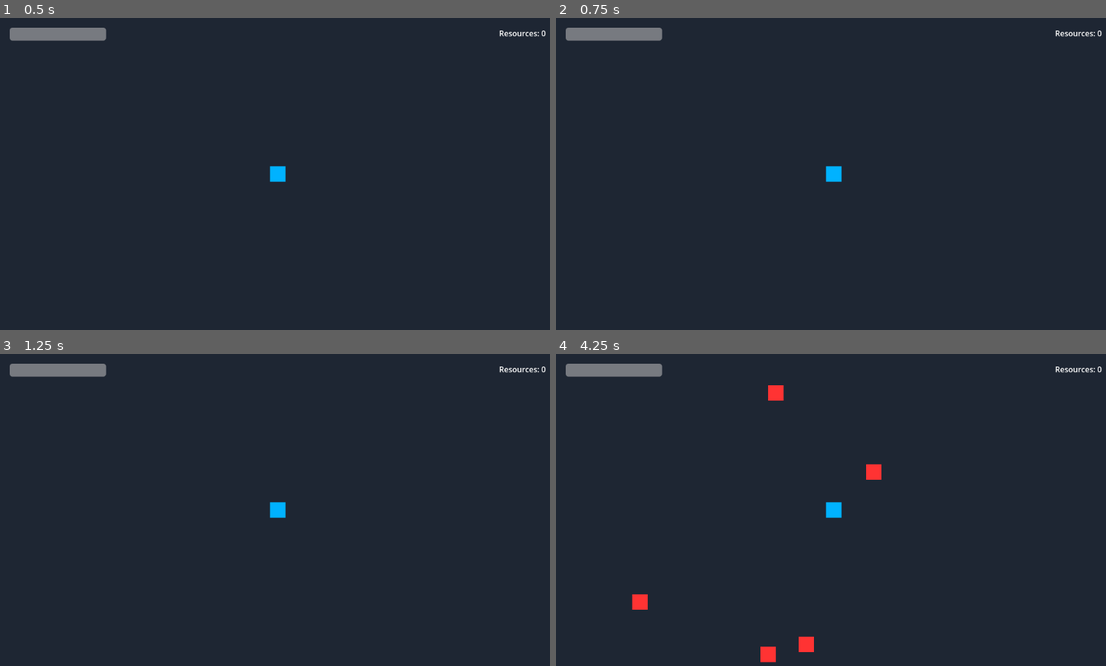
Above: before the commit, frames 1-4 (two rows, left to right).
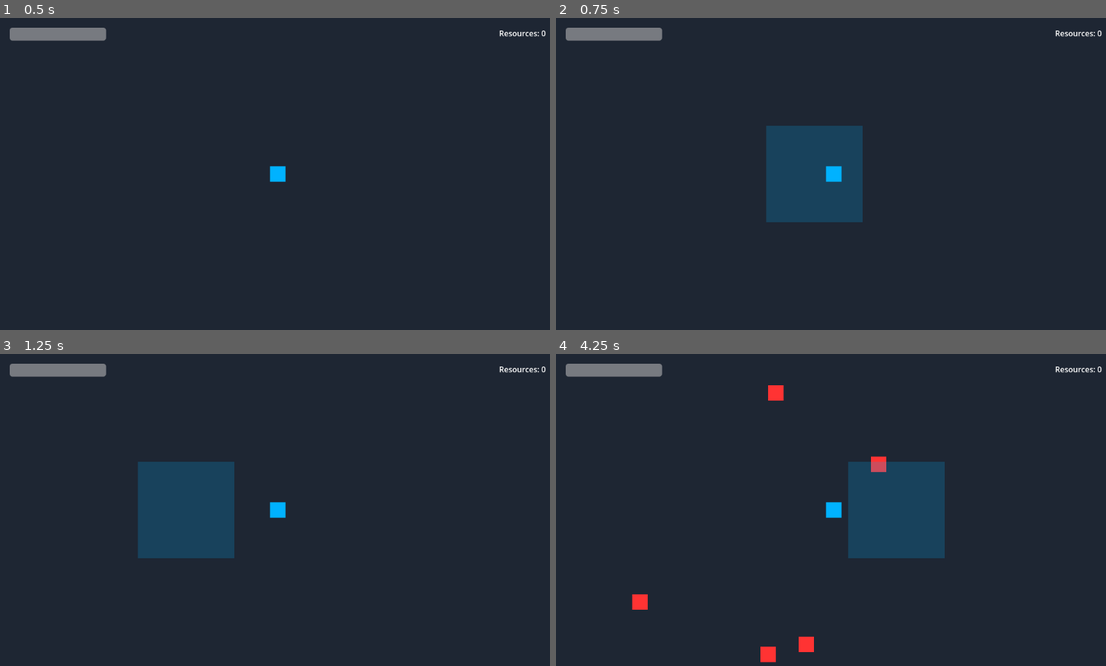
Above: after the commit, the same moments.

Repository: brian-cook/czgame
Game: Godot game, scene res://src/scenes/test/test_game.tscn
The game is run twice, just before and just after one commit, with the same random seed, the same clock (stepped at 60 frames per second) and the same inputs.
Inputs (mouse positions are in pixels of both pictures, inside the frame that each line leads up to):
- Up to frame 1 (0.5 s): no input
- Up to frame 2 (0.75 s): tap Enter at 0.5 s; move the mouse to (957, 158) at 0.52 s; hold D (move_right) from 0.53 s (still down); hold Space (place_zone, bound only after the commit) from 0.53 s (still down); click (957, 158) at 0.67 s
- Up to frame 3 (1.25 s): keep holding D (move_right); keep holding Space (place_zone, bound only after the commit)
- Up to frame 4 (4.25 s): move the mouse to (721, 525) at 1.27 s; release D (move_right) at 1.28 s; release Space (place_zone, bound only after the commit) at 1.28 s; hold S (move_down) 1.28-2.03 s; click (721, 525) at 1.35 s; tap Space (place_zone, bound only after the commit) at 1.55, 2.85, 3.8 s; move the mouse to (891, 441) at 2.02 s; hold D (move_right) 2.03-2.78 s; hold Space (place_zone, bound only after the commit) 2.03-2.78 s; click (891, 441) at 2.17 s; move the mouse to (803, 572) at 2.77 s; hold W (move_up) 2.78-3.53 s; click (803, 572) at 2.92 s; move the mouse to (1001, 556) at 3.52 s; press the mouse at (1001, 556) at 3.53 s; hold A (move_left) from 3.53 s (still down)

Frame 1 is identical in both runs. In frame 2, 5.3% of the frame differs, in the area x 38-56%, y 34-66%; in frame 3, 5.4%; in frame 4, 5.5%, in the area x 53-71%, y 32-66%.

Commit message:
resources

Diff:
--- a/src/scenes/pickups/resource_pickup.tscn
+++ b/src/scenes/pickups/resource_pickup.tscn
@@ -1,14 +1,20 @@
-[gd_scene load_steps=3 format=3]
+[gd_scene load_steps=3 format=3 uid="uid://b8x4xv2q6p8y"]
 
 [ext_resource type="Script" path="res://src/scripts/resources/resource_pickup.gd" id="1_pickup"]
 
 [sub_resource type="CircleShape2D" id="CircleShape2D_1"]
-radius = 16.0
+radius = 32.0
 
 [node name="ResourcePickup" type="Area2D"]
 collision_layer = 16  # Layer 5 for resources
 collision_mask = 2    # Layer 2 for player
+monitoring = true
+monitorable = true
 script = ExtResource("1_pickup")
+base_value = 1.0
+collection_radius = 100.0
+move_speed = 400.0
+acceleration = 2000.0
 
 [node name="CollisionShape2D" type="CollisionShape2D" parent="."]
 shape = SubResource("CircleShape2D_1")
--- a/src/scenes/player/basic_player.tscn
+++ b/src/scenes/player/basic_player.tscn
@@ -1,9 +1,12 @@
-[gd_scene load_steps=3 format=3]
+[gd_scene load_steps=4 format=3]
 
 [ext_resource type="Script" path="res://src/scripts/player/basic_player.gd" id="1_player"]
 
 [sub_resource type="CircleShape2D" id="CircleShape2D_1"]
 radius = 16.0
+
+[sub_resource type="CircleShape2D" id="CircleShape2D_2"]
+radius = 50.0
 
 [node name="BasicPlayer" type="CharacterBody2D"]
 collision_layer = 2
@@ -21,7 +24,6 @@
 color = Color(0, 0.7, 1, 1)
 
 [node name="Camera2D" type="Camera2D" parent="."]
-current = true
 
 [node name="Hurtbox" type="Area2D" parent="."]
 collision_layer = 2
@@ -32,9 +34,13 @@
 debug_color = Color(0.701961, 0, 0, 0.419608)
 
 [node name="ResourceCollector" type="Area2D" parent="."]
-collision_layer = 0
-collision_mask = 16  # Layer 5 for resources
+collision_layer = 2    # Layer 2 for player
+collision_mask = 16    # Layer 5 for resources
+monitoring = true
+monitorable = true
 
 [node name="CollisionShape2D" type="CollisionShape2D" parent="ResourceCollector"]
-shape = SubResource("CircleShape2D_1")
+shape = SubResource("CircleShape2D_2")
 debug_color = Color(0.0, 0.643137, 0.309804, 0.419608)
+
+[connection signal="area_entered" from="ResourceCollector" to="." method="_on_resource_collector_area_entered"]
--- a/src/scenes/test/test_game.tscn
+++ b/src/scenes/test/test_game.tscn
@@ -1,13 +1,20 @@
-[gd_scene load_steps=5 format=3 uid="uid://bo30iyjc41dfe"]
+[gd_scene load_steps=6 format=3 uid="uid://bo30iyjc41dfe"]
 
 [ext_resource type="PackedScene" path="res://src/scenes/enemies/basic_enemy.tscn" id="1_enemy"]
 [ext_resource type="PackedScene" path="res://src/scenes/player/basic_player.tscn" id="1_player"]
 [ext_resource type="Script" path="res://src/scripts/test/test_game.gd" id="1_test"]
+[ext_resource type="PackedScene" path="res://src/scenes/zones/comfort_zone.tscn" id="4_comfort"]
 [ext_resource type="PackedScene" path="res://src/scenes/ui/resource_counter.tscn" id="5_counter"]
 
 [node name="TestGame" type="Node2D"]
 script = ExtResource("1_test")
 enemy_scene = ExtResource("1_enemy")
+comfort_zone_scene = ExtResource("4_comfort")
+spawn_radius = 800.0
+max_enemies = 10
+initial_enemy_count = 5
+resource_spawn_interval = 2.0
+max_resources = 50
 
 [node name="Background" type="ColorRect" parent="."]
 z_index = -1
@@ -31,3 +38,4 @@
 show_percentage = false
 
 [node name="ResourceCounter" parent="UI" instance=ExtResource("5_counter")]
+anchor_left = 1.0
--- a/src/scenes/ui/resource_counter.tscn
+++ b/src/scenes/ui/resource_counter.tscn
@@ -23,18 +23,21 @@
 
 [node name="ResourceCounter" type="Control"]
 layout_mode = 3
-anchors_preset = 1
+anchors_preset = 1  # Top-right anchor
 anchor_left = 1.0
 anchor_right = 1.0
+offset_left = -200.0
+offset_right = 0.0
+offset_bottom = 50.0
 grow_horizontal = 0
 script = ExtResource("1_counter")
 
 [node name="Label" type="Label" parent="."]
 layout_mode = 1
-anchors_preset = 1
+anchors_preset = 1  # Top-right anchor
 anchor_left = 1.0
 anchor_right = 1.0
-offset_left = -200.0
+offset_left = -180.0
 offset_top = 20.0
 offset_right = -20.0
 offset_bottom = 46.0
--- a/src/scripts/player/basic_player.gd
+++ b/src/scripts/player/basic_player.gd
@@ -25,20 +25,25 @@
 var _can_take_damage: bool = true
 var _can_attack: bool = true
 
-# Add preload at the top
-const ResourcePickupScript := preload("res://src/scripts/resources/resource_pickup.gd")
-
 func _ready() -> void:
 	print("Player ready")
 	add_to_group("players")
 	_current_health = max_health
 	health_changed.emit(_current_health, max_health)
 
-	# Wait a frame to ensure input actions are set up
+	# Set up resource collector
+	var collector = $ResourceCollector
+	collector.collision_layer = 2     # Layer 2 for player
+	collector.collision_mask = 16     # Layer 5 for resources
+	collector.monitoring = true
+	collector.monitorable = true
+
+	print("ResourceCollector setup - Layer: ", collector.collision_layer,
+		  " Mask: ", collector.collision_mask)
+	print("Player position: ", global_position)
+
 	await get_tree().process_frame
 	_verify_input_actions()
-
-	$ResourceCollector.area_entered.connect(_on_resource_collector_area_entered)
 
 func _verify_input_actions() -> void:
 	var required_actions = ["move_up", "move_down", "move_left", "move_right"]
@@ -132,8 +137,20 @@
 	)
 
 func _on_resource_collector_area_entered(area: Area2D) -> void:
-	if area.get_script() == ResourcePickupScript:
+	print("Player detected area: ", area.name)
+	print("Area script: ", area.get_script().get_path() if area.get_script() else "No script")
+
+	# Check if area has the resource pickup script
+	var script_path = area.get_script().get_path() if area.get_script() else ""
+	if script_path.ends_with("resource_pickup.gd"):
+		print("Starting resource collection")
+		# Connect signal first
+		if area.has_signal("collected"):
+			area.collected.connect(_on_resource_collected)
 		area.start_collection(self)
-		area.collected.connect(
-			func(value: float): resource_collected.emit(value)
-		)
+	else:
+		print("Area is not a resource pickup: ", script_path)
+
+func _on_resource_collected(value: float) -> void:
+	print("Player collected resource: ", value)
+	resource_collected.emit(value)
--- a/src/scripts/resources/resource_pickup.gd
+++ b/src/scripts/resources/resource_pickup.gd
@@ -1,54 +1,66 @@
-@tool  # Add tool to ensure class registration
+@tool
 class_name ResourcePickup
 extends Area2D
 
+## Signal emitted when resource is collected
 signal collected(value: float)
 
+@export_group("Resource Properties")
 @export var base_value: float = 1.0
-@export var collection_radius: float = 32.0
-@export var move_speed: float = 200.0
-@export var acceleration: float = 1000.0
+@export var collection_radius: float = 100.0
+@export var move_speed: float = 400.0
+@export var acceleration: float = 2000.0
 
 var _current_value: float
 var _target: Node2D
 var _velocity: Vector2 = Vector2.ZERO
+var _value_multiplier: float = 1.0
+var _is_being_collected: bool = false
 
 func _ready() -> void:
-    print("Resource pickup ready")  # Debug print
-    _current_value = base_value
-    add_to_group("resources")
+	print("Resource pickup ready at: ", global_position)
+	_current_value = base_value
+	add_to_group("resources")
 
-    # Only setup collision in game, not in editor
-    if not Engine.is_editor_hint():
-        _setup_collision()
-        area_entered.connect(_on_area_entered)
+	# Set up collision
+	collision_layer = 16    # Layer 5 for resources
+	collision_mask = 2     # Layer 2 for player
+	monitoring = true
+	monitorable = true
 
-func _setup_collision() -> void:
-    if not $CollisionShape2D.shape:
-        var shape := CircleShape2D.new()
-        shape.radius = collection_radius
-        $CollisionShape2D.shape = shape
+	print("Resource collision setup - Layer: ", collision_layer, " Mask: ", collision_mask)
+	print("Resource script: ", get_script().get_path())
 
 func _physics_process(delta: float) -> void:
-    if Engine.is_editor_hint():
-        return
+	if not _is_being_collected or not _target:
+		return
 
-    if _target:
-        var direction = (_target.global_position - global_position).normalized()
-        _velocity = _velocity.move_toward(direction * move_speed, acceleration * delta)
-        position += _velocity * delta
+	if not is_instance_valid(_target):
+		queue_free()
+		return
 
-func _on_area_entered(area: Area2D) -> void:
-    var parent = area.get_parent()
-    if parent.is_in_group("players"):
-        print("Player entered resource area")  # Debug print
-        collected.emit(_current_value)
-        queue_free()
+	var direction = (_target.global_position - global_position).normalized()
+	_velocity = _velocity.move_toward(direction * move_speed, acceleration * delta)
+	position += _velocity * delta
+
+	# Check if we're close enough to collect
+	if global_position.distance_to(_target.global_position) < 20.0:
+		_collect()
+
+func start_collection(collector: Node2D) -> void:
+	print("Start collection called by: ", collector.name)
+	if not _is_being_collected:
+		print("Starting collection by: ", collector.name)
+		_is_being_collected = true
+		_target = collector
+
+func _collect() -> void:
+	if is_instance_valid(self):
+		print("Resource collected with value: ", _current_value)
+		collected.emit(_current_value)
+		queue_free()
 
 func set_value_multiplier(multiplier: float) -> void:
-    _current_value = base_value * multiplier
-
-func start_collection(collector: Node2D) -> void:
-    print("Starting collection towards: ", collector.name)  # Debug print
-    _target = collector
-    # Don't emit collected signal here, wait for area collision
+	_value_multiplier = multiplier
+	_current_value = base_value * _value_multiplier
+	modulate = Color(1.0, 0.8, 0.0) if _value_multiplier == 1.0 else Color(1.0, 1.0, 0.0)  # Visual feedback
--- a/src/scripts/test/test_game.gd
+++ b/src/scripts/test/test_game.gd
@@ -22,7 +22,7 @@
 @export var max_resources: int = 50
 
 var _active_enemies: Array[BasicEnemy] = []
-var _active_zones: Array[Node] = []  # Changed to Node for now
+var _current_zone: ComfortZone = null  # Instead of _active_zones array
 var _active_resources: Array[Area2D] = []
 
 func _ready() -> void:
@@ -99,14 +99,19 @@
 	_active_enemies.append(enemy)
 
 func _place_comfort_zone(spawn_pos: Vector2) -> void:
-	var zone = comfort_zone_scene.instantiate()
-	if not zone or not zone is Area2D:
+	# Remove existing zone if it exists
+	if _current_zone and is_instance_valid(_current_zone):
+		_current_zone.queue_free()
+
+	print("Placing comfort zone at: ", spawn_pos)  # Debug print
+	var zone = ComfortZoneScene.instantiate()
+	if not zone:
 		push_error("Failed to instantiate comfort zone!")
 		return
 
 	zone.position = spawn_pos
 	add_child(zone)
-	_active_zones.append(zone)
+	_current_zone = zone
 
 func _get_random_spawn_position() -> Vector2:
 	if not player:
@@ -140,6 +145,7 @@
 	print("Setting up input actions")
 	_setup_movement_actions()
 	_setup_combat_actions()
+	_setup_zone_actions()
 
 func _setup_movement_actions() -> void:
 	print("Setting up movement actions")
@@ -171,11 +177,18 @@
 		event_attack.button_index = MOUSE_BUTTON_LEFT
 		InputMap.action_add_event("attack", event_attack)
 
+func _setup_zone_actions() -> void:
+	if not InputMap.has_action("place_zone"):
+		InputMap.add_action("place_zone")
+		var event = InputEventKey.new()
+		event.keycode = KEY_SPACE
+		InputMap.action_add_event("place_zone", event)
+
 func _unhandled_input(event: InputEvent) -> void:
-	if event is InputEventMouseButton and event.pressed:
-		match event.button_index:
-			MOUSE_BUTTON_RIGHT:
-				_place_comfort_zone(get_global_mouse_position())
+	if event.is_action_pressed("place_zone"):
+		# Place zone at player position instead of mouse position
+		if player:
+			_place_comfort_zone(player.global_position)
 
 func _start_resource_spawning() -> void:
 	var timer = Timer.new()
@@ -188,7 +201,7 @@
 	if _active_resources.size() >= max_resources:
 		return
 
-	print("Attempting to spawn resource")  # Debug print
+	print("Attempting to spawn resource")
 	var resource = ResourcePickupScene.instantiate()
 	if not resource:
 		push_error("Failed to instantiate resource!")
@@ -197,18 +210,14 @@
 	var spawn_pos = _get_random_spawn_position()
 	resource.position = spawn_pos
 
-	# Connect to the signal before adding to scene
-	if resource.has_signal("collected"):
-		print("Connecting resource collected signal")  # Debug print
-		resource.collected.connect(
-			func(value: float):
-				print("Resource collected with value: ", value)  # Debug print
-				_on_resource_collected(value)
-		)
+	# Verify script is attached
+	if not resource.get_script():
+		push_error("Resource script not attached! Check if script is properly attached in resource_pickup.tscn")
+		return
 
 	add_child(resource)
 	_active_resources.append(resource)
-	print("Resource spawned at: ", spawn_pos)  # Debug print
+	print("Resource spawned at: ", spawn_pos)
 
 func _on_resource_collected(value: float) -> void:
 	print("Resource collected: ", value)
@@ -217,8 +226,16 @@
 		if not is_instance_valid(resource):
 			_active_resources.erase(resource)
 
+	# Update counter
+	if resource_counter:
+		resource_counter.add_resources(value)
+		print("Updated resource counter: ", value)  # Debug print
+	else:
+		push_error("Resource counter not found!")
+
 func _on_player_resource_collected(amount: float) -> void:
 	if resource_counter:
 		resource_counter.add_resources(amount)
+		print("Player collected resource: ", amount)  # Debug print
 	else:
-		print("Resource collected but counter not available: ", amount)
+		push_error("Resource counter not found!")
--- a/src/scripts/ui/resource_counter.gd
+++ b/src/scripts/ui/resource_counter.gd
@@ -14,6 +14,7 @@
     _update_display()
     if _animation_player:
         _animation_player.play("collect")
+    print("Resources updated: ", _current_resources)  # Debug print
 
 func _update_display() -> void:
     if _label:
--- a/src/scripts/zones/comfort_zone.gd
+++ b/src/scripts/zones/comfort_zone.gd
@@ -10,35 +10,46 @@
 
 var _active: bool = false
 var _affected_enemies: Array[BasicEnemy] = []
+var _affected_resources: Array[ResourcePickup] = []
 
 func _ready() -> void:
-    add_to_group("comfort_zones")
-    _setup_collision_shape()
-    area_entered.connect(_on_area_entered)
-    area_exited.connect(_on_area_exited)
-    _set_active(true)
+	add_to_group("comfort_zones")
+	_setup_collision_shape()
+	area_entered.connect(_on_area_entered)
+	area_exited.connect(_on_area_exited)
+	_set_active(true)
 
 func _setup_collision_shape() -> void:
-    var shape := CircleShape2D.new()
-    shape.radius = radius
-    $CollisionShape2D.shape = shape
+	var shape := CircleShape2D.new()
+	shape.radius = radius
+	$CollisionShape2D.shape = shape
 
 func _set_active(value: bool) -> void:
-    if _active != value:
-        _active = value
-        zone_state_changed.emit(_active)
+	if _active != value:
+		_active = value
+		zone_state_changed.emit(_active)
+		modulate.a = 1.0 if _active else 0.5  # Visual feedback
 
 func _on_area_entered(area: Area2D) -> void:
-    var parent = area.get_parent()
-    if parent is BasicEnemy:
-        _affected_enemies.append(parent)
-        parent.speed *= enemy_slow_factor
-        _set_active(true)
+	var parent = area.get_parent()
+	if parent is BasicEnemy:
+		print("Enemy entered comfort zone")  # Debug print
+		_affected_enemies.append(parent)
+		parent.speed *= enemy_slow_factor
+		_set_active(true)
+	elif parent is ResourcePickup:
+		print("Resource entered comfort zone")  # Debug print
+		_affected_resources.append(parent)
+		parent.set_value_multiplier(resource_multiplier)
 
 func _on_area_exited(area: Area2D) -> void:
-    var parent = area.get_parent()
-    if parent is BasicEnemy:
-        _affected_enemies.erase(parent)
-        parent.speed /= enemy_slow_factor
-        if _affected_enemies.is_empty():
-            _set_active(false)
+	var parent = area.get_parent()
+	if parent is BasicEnemy:
+		_affected_enemies.erase(parent)
+		parent.speed /= enemy_slow_factor
+	elif parent is ResourcePickup:
+		_affected_resources.erase(parent)
+		parent.set_value_multiplier(1.0)
+
+	if _affected_enemies.is_empty() and _affected_resources.is_empty():
+		_set_active(false)
